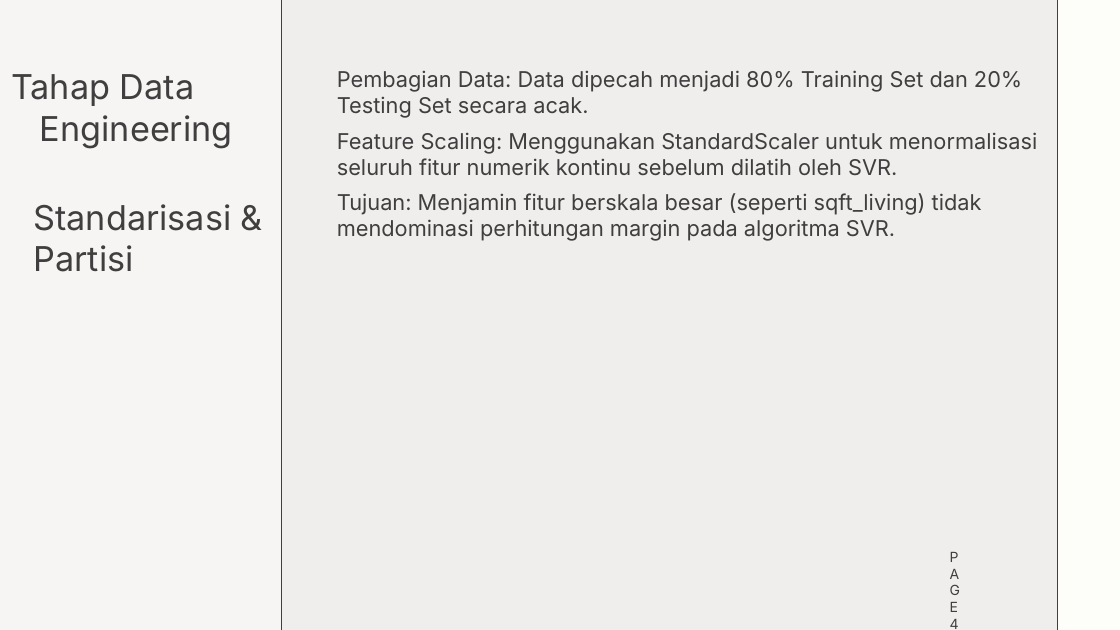
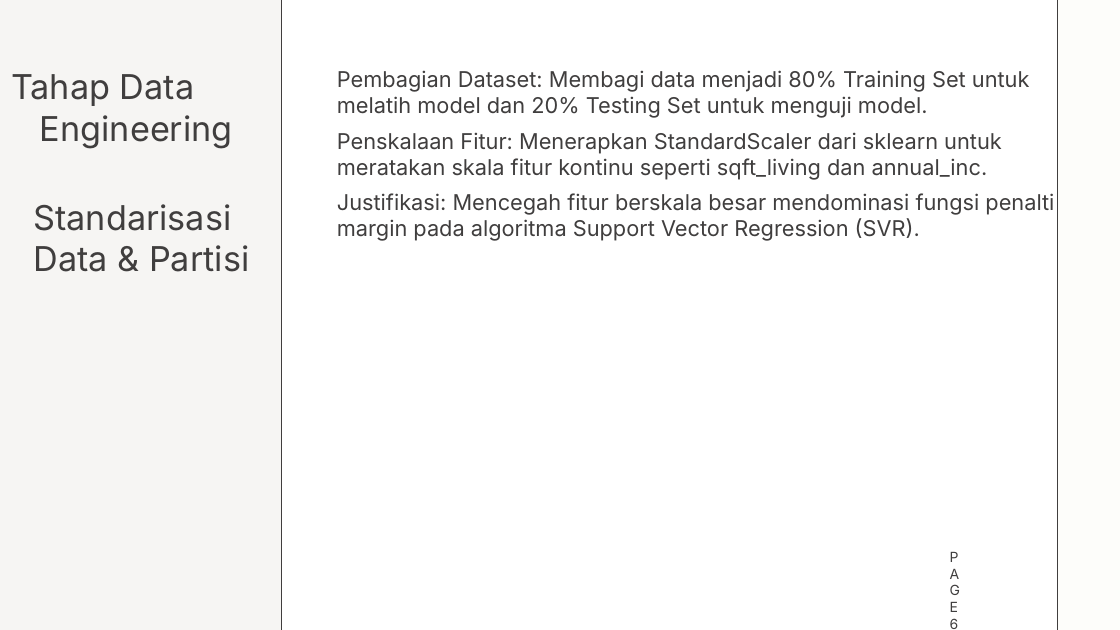
Before and after one commit to chilmi89/property_valuation, a slide deck: slide 6 of 0019_studi_kasus3_materi_2_khanin_oktavia.pptx (slide 4 before the commit). Drawn at 1120x630 pixels with LibreOffice and Linux fonts; fonts in the diff are those of the drawing. Boxes give left, top, right and bottom in pixels: in the first picture for what was removed or moved away, otherwise in the second. Text is boxed around its words. In the diff, an @@ line names an element or a change of style, - is before the commit and + after.

```diff
--- a/0019_studi_kasus3_materi_2_khanin_oktavia.pptx
+++ b/0019_studi_kasus3_materi_2_khanin_oktavia.pptx
@@ background #EFEEEC to #FFFFFF @@
@@ text at [337, 70, 1054, 241]: text changed @@
-Pembagian Data: Data dipecah menjadi 80% Training Set dan 20% Testing Set secara acak.
-Feature Scaling: Menggunakan StandardScaler untuk menormalisasi seluruh fitur numerik kontinu sebelum dilatih oleh SVR.
-Tujuan: Menjamin fitur berskala besar (seperti sqft_living) tidak mendominasi perhitungan margin pada algoritma SVR.
+Pembagian Dataset: Membagi data menjadi 80% Training Set untuk melatih model dan 20% Testing Set untuk menguji model.
+Penskalaan Fitur: Menerapkan StandardScaler dari sklearn untuk meratakan skala fitur kontinu seperti sqft_living dan annual_inc.
+Justifikasi: Mencegah fitur berskala besar mendominasi fungsi penalti margin pada algoritma Support Vector Regression (SVR).
@@ text at [34, 204, 249, 272]: text changed @@
-Standarisasi & Partisi
+Standarisasi Data & Partisi
@@ text at [950, 618, 959, 629]: text changed @@
-PAGE 4
+PAGE 6
```
Also in this commit, not shown: 2 other slides changed, 2 slides added, 1 other file.
